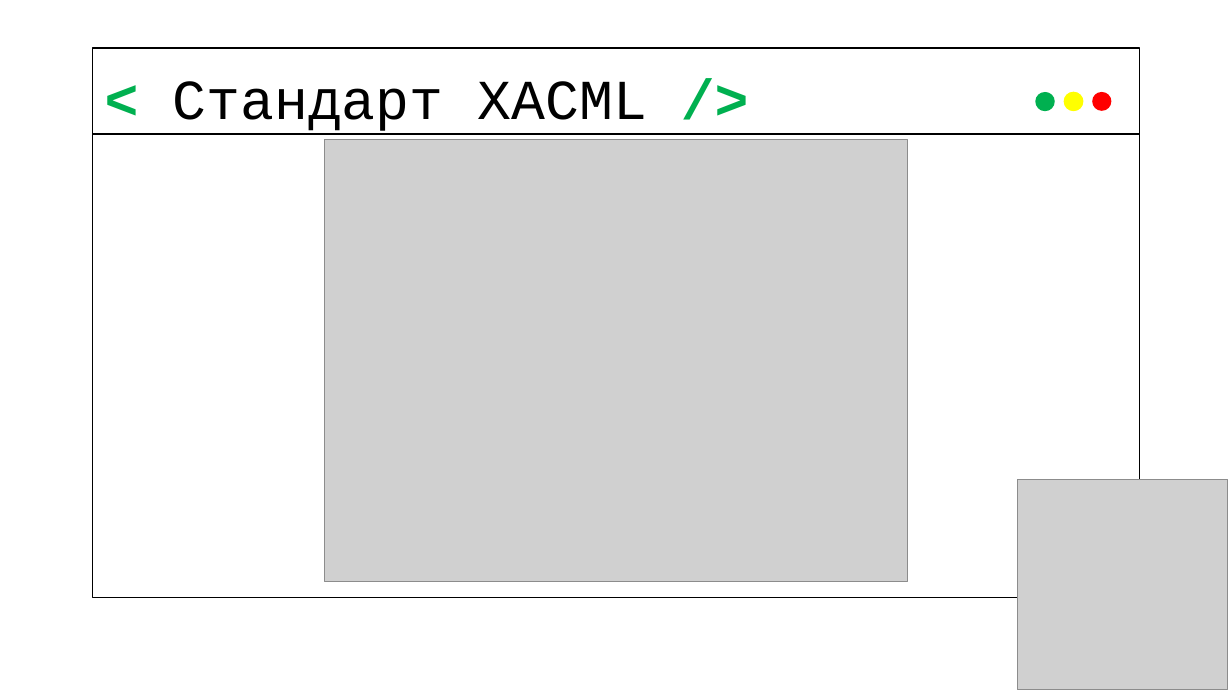
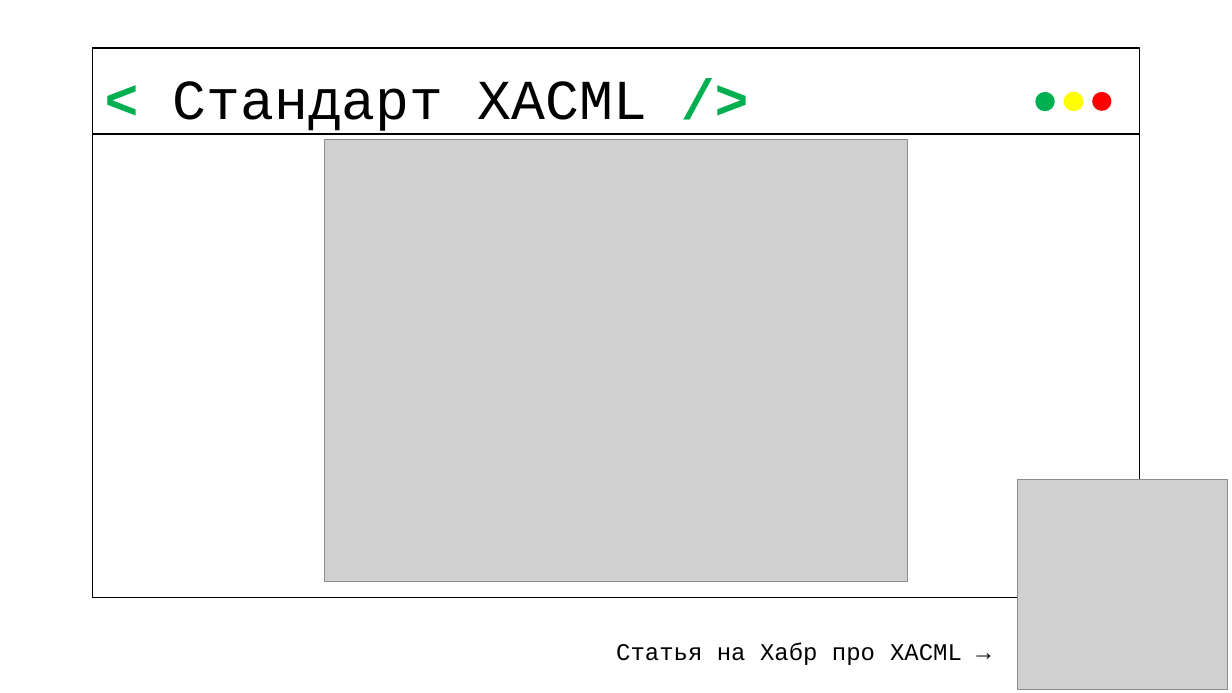
Before and after one commit to Vaynbaum/lecture-oauth, a slide deck: slide 19 of lecture.pptx. Drawn at 1232x693 pixels with LibreOffice and Linux fonts; fonts in the diff are those of the drawing; grey boxes stand for pictures. Boxes give left, top, right and bottom in pixels: in the first picture for what was removed or moved away, otherwise in the second. Text is boxed around its words. In the diff, an @@ line names an element or a change of style, - is before the commit and + after.

```diff
--- a/lecture.pptx
+++ b/lecture.pptx
@@ text added at (616,643,962,665), 14 pt, text #000000 @@
+Статья на Хабр про XACML →
```
Also in this commit, not shown: 7 other slides changed.
